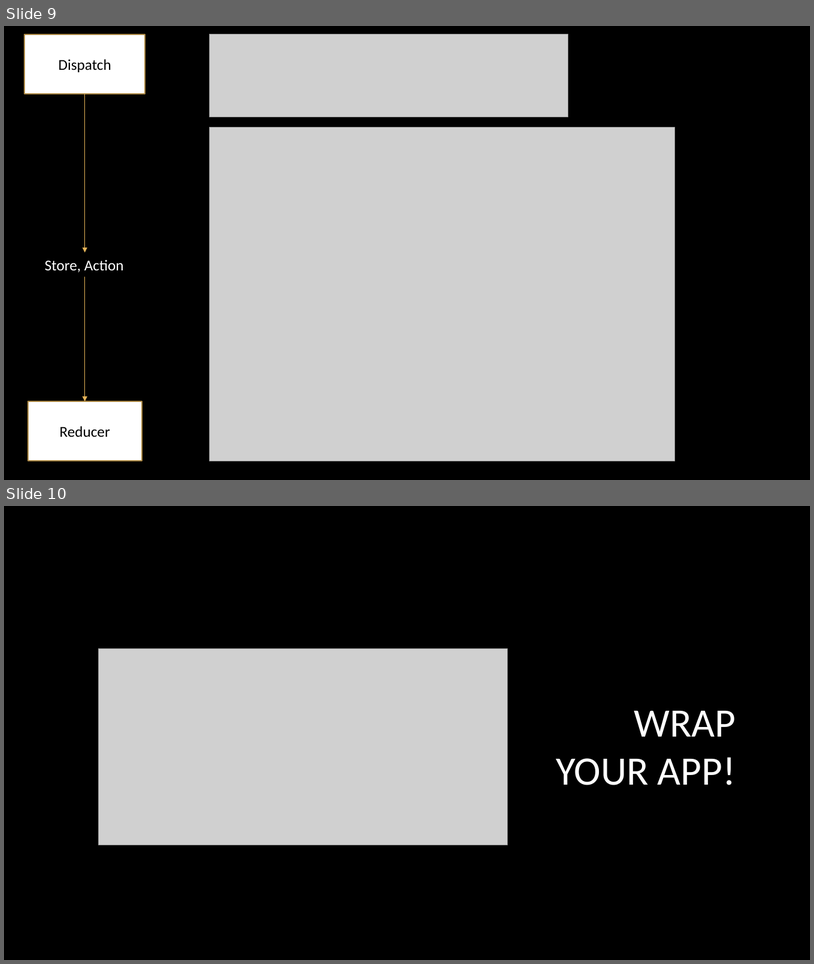
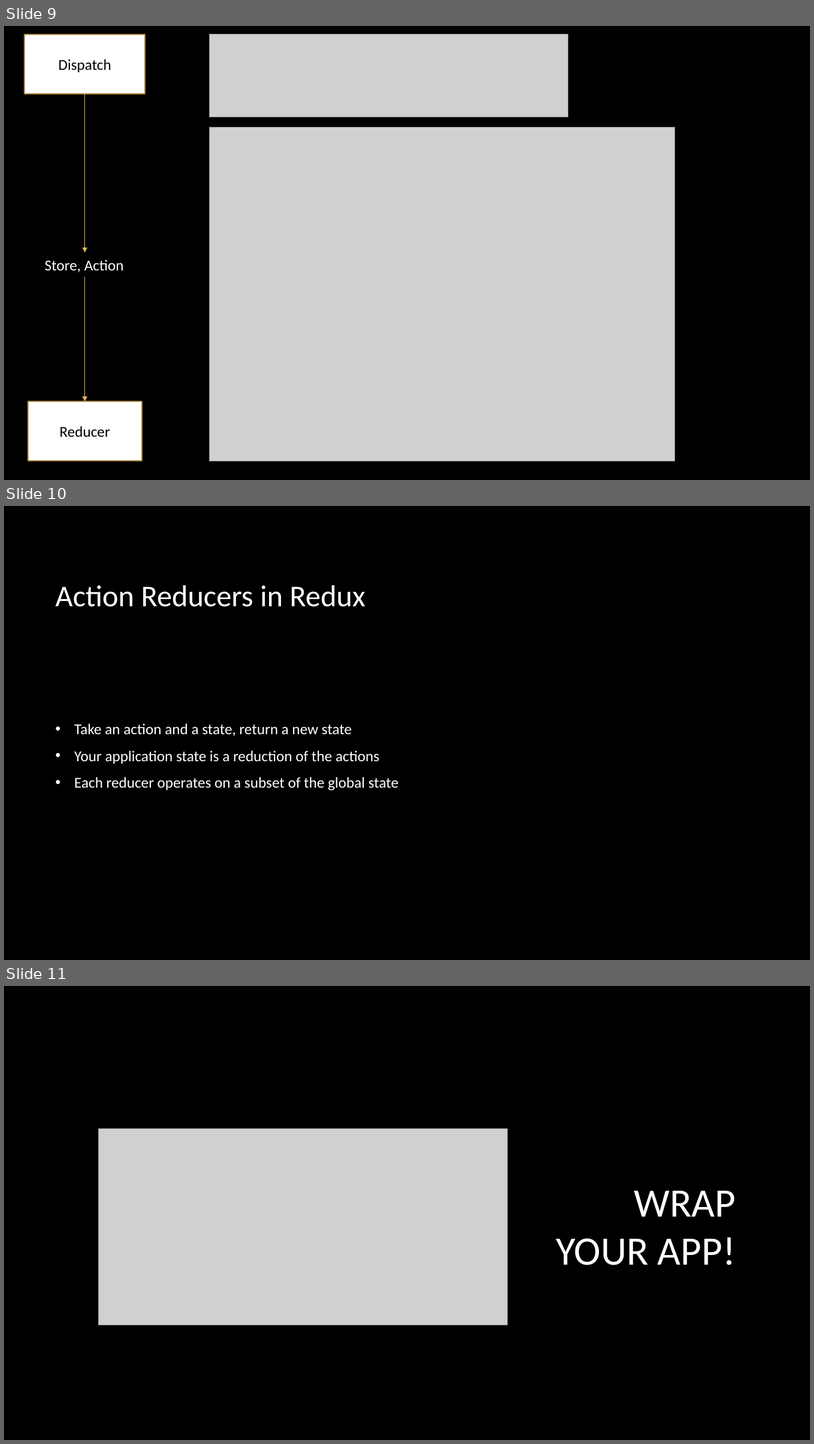
Before and after one commit to Alexpittendrigh/Talks, a slide deck: Redux/Another Redux Talk.pptx. Shown one above the other, each under a label of ours: slides 9 and 10 before the commit, slides 9, 10 and 11 after it. The pictures are 814x964 and 814x1444 pixels, drawn with LibreOffice and Linux fonts; fonts in the diff are those of the drawing; grey boxes stand for pictures; background and template pictures are left out. Boxes give left, top, right and bottom in pixels: in the first picture for what was removed or moved away, otherwise in the second. Text is boxed around its words. In the diff, an @@ line names an element or a change of style, - is before the commit and + after.

```diff
--- a/Redux/Another Redux Talk.pptx
+++ b/Redux/Another Redux Talk.pptx
@@ slide 10 added at box(4, 506, 810, 960), background picture (left out) @@
@@ title added at box(56, 585, 365, 607), 36 pt, text #FFFFFF @@
+Action Reducers in Redux
@@ text added at box(74, 723, 399, 790), 18 pt, text #FFFFFF @@
+• Take an action and a state, return a new state
+• Your application state is a reduction of the actions
+• Each reducer operates on a subset of the global state
@@ what was slide 10 is now slide 11 @@
```
Also in this commit, not shown: 2 other files.
